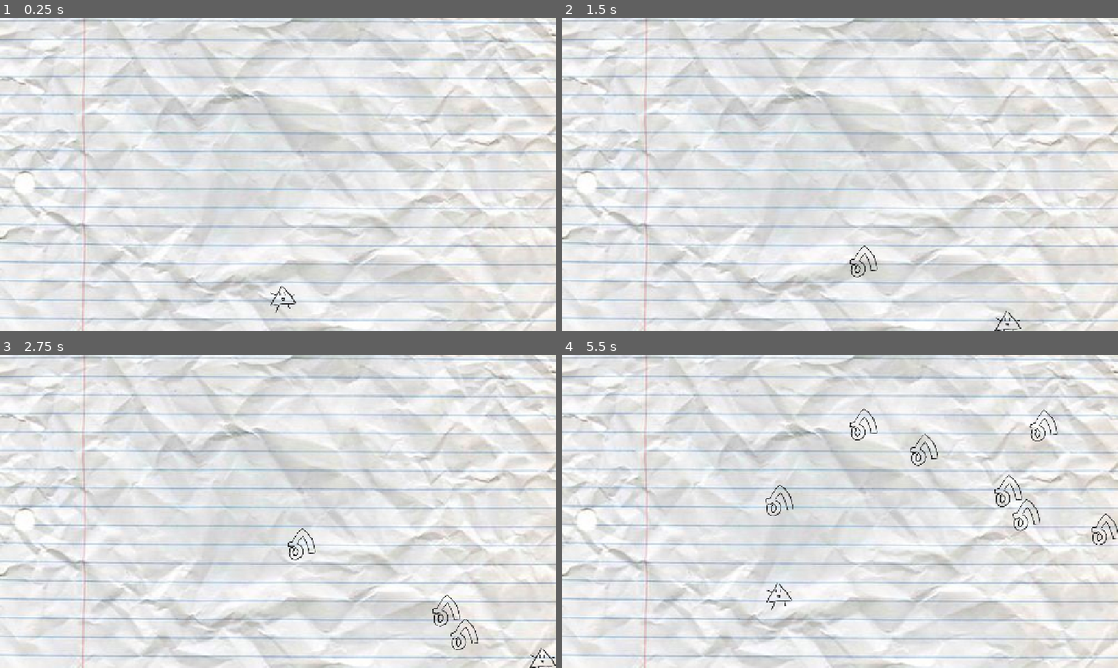
Above: before the commit, frames 1-4 (two rows, left to right).
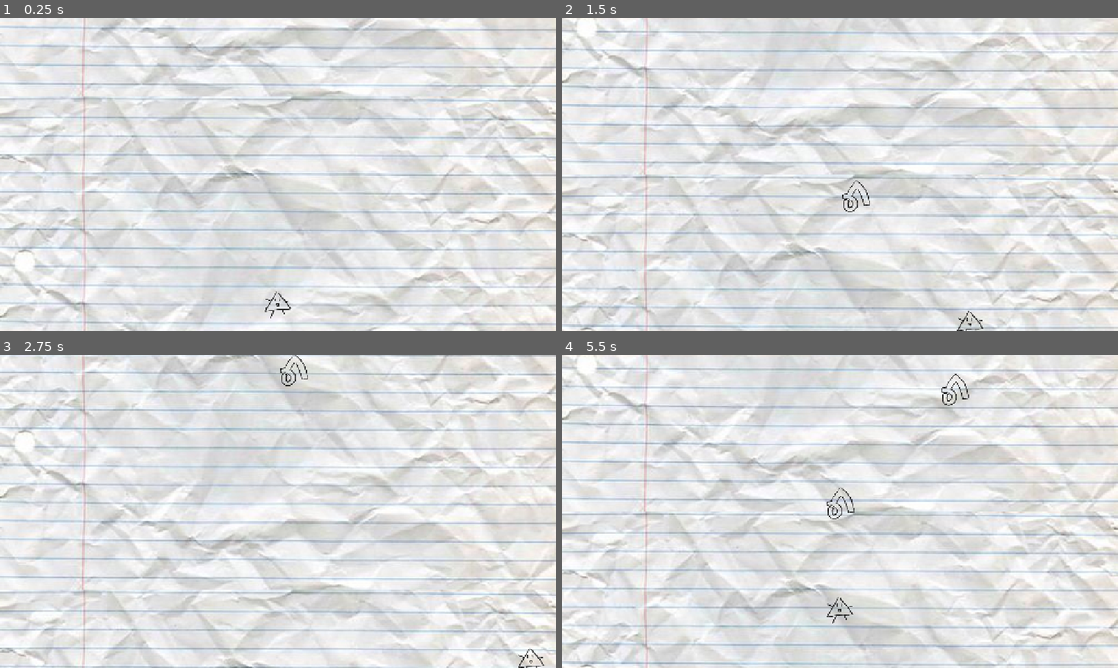
Above: after the commit, the same moments.

Repository: C3MenT/rough-sketch
Game: Godot game, scene res://resource/stage/stage.tscn
The game is run twice, just before and just after one commit, with the same random seed, the same clock (stepped at 60 frames per second) and the same inputs. The project has no main scene, so this scene is started directly.
Inputs (mouse positions are in pixels of both pictures, inside the frame that each line leads up to):
- Up to frame 1 (0.25 s): no input
- Up to frame 2 (1.5 s): move the mouse to (962, 158) at 0.52 s; hold D (input_dir_right) 0.53-1.28 s; tap K (shoot) at 0.6 s; move the mouse to (728, 190) at 1.27 s; hold S (input_dir_down) from 1.28 s (still down); click (728, 190) at 1.35 s
- Up to frame 3 (2.75 s): tap K (shoot) at 1.55, 2.1 s; move the mouse to (333, 442) at 2.02 s; release S (input_dir_down) at 2.03 s; hold D (input_dir_right) from 2.03 s (still down)
- Up to frame 4 (5.5 s): move the mouse to (812, 574) at 2.77 s; release D (input_dir_right) at 2.78 s; hold W (input_dir_up) 2.78-3.53 s; tap K (shoot) at 2.85, 3.8, 4.35, 5.1 s; move the mouse to (1006, 558) at 3.52 s; press the mouse at (1006, 558) at 3.53 s; hold A (input_dir_left) 3.53-5.03 s; move the mouse to (673, 464) at 4.27 s; release the mouse at (673, 464) at 4.28 s; move the mouse to (867, 511) at 5.02 s; hold S (input_dir_down) from 5.03 s (still down)

The runs differ from the first frame. In frame 1, 36% of the frame differs, in the area x 0-100%, y 0-100%; in frame 2, 38%; in frame 3, 36%; in frame 4, 38%.

Commit message:
Refined the projectile system
Refactored a couple of things surrounding the projectile class and further decoupled projectile behavior from mob behavior while still allowing mob-specific influence on projectiles.

Diff:
--- a/project.godot
+++ b/project.godot
@@ -11,8 +11,15 @@
 [application]
 
 config/name="Rough Sketch"
+config/description="GDC at UCM 2026 project."
 config/features=PackedStringArray("4.7", "Forward Plus")
-config/icon="res://icon.svg"
+config/icon="uid://crks0nrkwnmqu"
+config/macos_native_icon="res://rs.icns"
+config/windows_native_icon="res://rs.ico"
+
+[autoload]
+
+ProjectileLibrary="*uid://dxhvgoj0vtj3o"
 
 [display]
 
--- /dev/null
+++ b/resource/assets/material/generic_scroll_shader.gdshader
@@ -0,0 +1,20 @@
+// Ensure that the texture has the repeat property enabled
+
+shader_type canvas_item;
+
+uniform vec2 dir = vec2(0.0,-1.0);
+uniform float scroll_weight = 1.0;
+
+uniform bool ocillate = false;
+
+void fragment() {
+	vec2 dt_step;
+
+	if (ocillate) {
+		dt_step = vec2(dir.x * (cos(TIME)) * scroll_weight, dir.y * (sin(TIME)) * scroll_weight);
+	}
+	else {
+		dt_step = vec2(dir.x * ((TIME)) * scroll_weight, dir.y * ((TIME)) * scroll_weight);
+	}
+	COLOR = texture(TEXTURE, UV + dt_step);
+}
--- a/resource/entity/mob/mob.gd
+++ b/resource/entity/mob/mob.gd
@@ -4,3 +4,42 @@
 """
 Base Mob Class
 """
+
+### ============================================================================
+### References
+### ============================================================================
+
+## Prototypes of Projectiles the Mob can use
+@export var projectile_prototypes : Dictionary
+
+### ============================================================================
+### Members
+### ============================================================================
+
+## Max eventual locomotion speed obtainable by movement input.
+@export var MAX_SPEED : float = 0.0
+## The rate at which the current locomotion speed increases per frame.
+@export var ACCELERATION : float = 0.0
+## The rate at which current locomotion speed decreases with lack of movement.
+@export var FRICTION : float = 0.0
+
+### ============================================================================
+### Core Functions
+### ============================================================================
+
+# Basic physics process implementation just calls the main update driver
+func _physics_process(delta: float) -> void:
+	_update(delta)
+
+
+## Core update driver. Should be overloaded by each implementation
+func _update(delta: float)->void:
+	printerr("In " + str(self) + ": Update function not implemented.")
+
+## Locomotion movement update function. Should be overloaded by each immplementation
+func update_move(delta : float)->void:
+	printerr("In " + str(self) + ": Movement update function not implemented.")
+
+## Generic shoot callback for shooting mobs. Should be overloaded.
+func shoot()->void:
+	push_warning("In " + str(self) + ": Shooting function not implemented.")
--- a/resource/entity/mob/player/player.gd
+++ b/resource/entity/mob/player/player.gd
@@ -1,46 +1,66 @@
 extends Mob
 class_name Player
+
+"""
+Player-specific mob class extension.
+
+Most driver functions should be overloaded to query input from the user.
+"""
 
 ### ============================================================================
 ### References
 ### ============================================================================
 
-@onready var projectile_prototype : PackedScene = preload("res://resource/entity/mob/player/player_projectile.tscn")
-
 ### ============================================================================
 ### Members
 ### ============================================================================
 
-@export var MAX_SPEED : float = 500.0
+### ============================================================================
+### Core Functions
+### ============================================================================
 
-func _physics_process(delta: float) -> void:
-	_update(delta)
+func _ready()->void:
+	pass
 
 
 
 func _update(delta: float)->void:
+	# Query for movement update
 	update_move(delta)
 
+	# Query for shooting input
 	if Input.is_action_just_pressed("shoot"):
 		shoot()
 
 
-
-## Movement function
 func update_move(delta : float)->void:
 	var input_vec : Vector2 = Input.get_vector("input_dir_left", "input_dir_right", "input_dir_up", "input_dir_down")
+	# If there is movement input
 	if input_vec != Vector2.ZERO:
-		velocity = input_vec * MAX_SPEED
-
+		# linear interpolate the velocity toward the max speed by the acceleration
+		velocity = lerp(velocity, input_vec * MAX_SPEED, ACCELERATION * delta)
+	# Otherwise
 	else:
-		velocity = Vector2(0.0, 0.0)
-
+		# linear interpolate the velocity toward 0 speed by the friction
+		velocity = lerp(velocity, Vector2.ZERO, FRICTION * delta)
+	# Use the built-in godot movement function for character body 2ds
 	move_and_slide()
 
 
 
 func shoot()->void:
+	#var projectile_prototype = projectile_prototypes["VineRound"]
+	var projectile_prototype = ProjectileLibrary.vine_projectile
 	var new_projectile : Projectile = projectile_prototype.instantiate()
-	new_projectile.set_movement_data(Vector2(0,-1), 100, 80)
+
+	# Player currently only shoots up
+	var aim_direction : Vector2 = Vector2(0,-1)
+
+	# Set the new projectile's movement direction
+	new_projectile.set_movement_data(aim_direction)
+	# Add the new projectile to the parent space
 	get_parent().add_child(new_projectile)
+	# Start the projectile's global position at the shooting mob
 	new_projectile.global_position = global_position
+	# Play its fire sound
+	new_projectile.play_fire_sound()
--- a/resource/entity/mob/player/player.tscn
+++ b/resource/entity/mob/player/player.tscn
@@ -10,7 +10,9 @@
 [node name="Player" unique_id=1837744156 instance=ExtResource("1_ltfj7")]
 collision_layer = 4
 script = ExtResource("2_soln0")
-MAX_SPEED = 500.0
+MAX_SPEED = 400.0
+ACCELERATION = 100.0
+FRICTION = 20.0
 
 [node name="CollisionShape2D" parent="." index="0" unique_id=1197325771]
 shape = SubResource("ConvexPolygonShape2D_vl7qt")
--- a/resource/entity/mob/player/player_projectile.tscn
+++ /dev/null
@@ -1,10 +0,0 @@
-[gd_scene format=3 uid="uid://dqv71jqtjr5va"]
-
-[ext_resource type="PackedScene" uid="uid://c5r540ehlw2sv" path="res://resource/entity/projectile/projectile.tscn" id="1_2srui"]
-[ext_resource type="Texture2D" uid="uid://80j6w6mb3nvy" path="res://resource/assets/sprite/projectile/vround.png" id="2_ixqph"]
-
-[node name="PlayerProjectile" unique_id=350827401 instance=ExtResource("1_2srui")]
-
-[node name="Sprite2D" parent="Visual" parent_id_path=PackedInt32Array(1102890566) index="0" unique_id=1747953102]
-scale = Vector2(0.2, 0.2)
-texture = ExtResource("2_ixqph")
--- a/resource/entity/projectile/projectile.gd
+++ b/resource/entity/projectile/projectile.gd
@@ -1,4 +1,4 @@
-extends PhysicsBody2D
+extends RigidBody2D
 class_name Projectile
 
 """
@@ -9,21 +9,33 @@
 """
 
 ### ============================================================================
+### References
+### ============================================================================
+
+## The stats carrier of the projectile
+@export var stats : ProjectileBaseStats
+## The audio stream player 2d
+@export var soundPlayer : AudioStreamPlayer2D
+
+### ============================================================================
 ### Members
 ### ============================================================================
 
+#### Current Physics Variables (not stats)
+
 ## Current velocity vector
 var velocity : Vector2 = Vector2.ZERO
-## Current acceleration
-var acceleration : float = 0.0
-## Current max speed
-var maxSpeed : float = 0.0
 ## Current direction to move in
 var direction : Vector2 = Vector2.ZERO
+## Speed multiplier for shooting entities that change the speed.
+var speedMult : float = 1.0
+## Acceleration multiplier for shooting entities that change the acceleration.
+var accelMult : float = 1.0
 
 ### ============================================================================
 ### Core Drivers
 ### ============================================================================
+
 
 
 func _physics_process(delta: float) -> void:
@@ -33,24 +45,53 @@
 func _update(delta : float)->void:
 	_update_move(delta)
 
+
+
 ### ============================================================================
 ### Helpers
 ### ============================================================================
 
-## Gets current velocity value
-func get_velocity()->Vector2:
-	return velocity
+
 
 ## Update position based on velocity
 func _update_move(delta : float)->void:
-	if maxSpeed <= 0:
-		printerr("Max speed is less than or equal 0")
+	var maxSpeed : float = stats.max_speed
+	var acceleration : float = stats.acceleration
 
-	velocity = velocity.slerp(direction * maxSpeed, acceleration * delta)
+	velocity = velocity.lerp(direction * maxSpeed * speedMult, acceleration * delta * accelMult)
 	global_position += (velocity * delta)
 
-## Give the projectile a direction on the unit circle
-func set_movement_data(dir : Vector2, max_speed : float, accel : float)->void:
-	maxSpeed = max_speed
+
+
+## Give the projectile a direction on the unit circle and any mob-specific multipliers
+func set_movement_data(dir : Vector2, speed_mult : float = 1.0, accel_mult : float = 1.0)->void:
 	direction = dir
-	acceleration = accel
+	speedMult = speed_mult
+	accelMult = accel_mult
+
+
+## Plays the sound in the projectile's audio player or optionally a given
+## alternate audio stream
+func play_fire_sound(alternate_stream : AudioStream = null)->void:
+	var og_stream : AudioStream = soundPlayer.stream
+	if alternate_stream:
+		soundPlayer.stream = alternate_stream
+	soundPlayer.play()
+	soundPlayer.stream = og_stream
+
+
+### ============================================================================
+### Signal Callbacks
+### ============================================================================
+
+
+## On detect collision with things in the mask layers
+## Ensure that the signal is linked to this script,
+## the contact_monitor flag is true, and
+## max_contacts is at least 1
+func _on_body_entered(body: Node) -> void:
+	#print_debug("Collision Detected")
+	if body is StaticBody2D:
+		# if a "world" collider is hit
+		if body.collision_layer == 1:
+			queue_free() # delete self
--- a/resource/entity/projectile/projectile.tscn
+++ b/resource/entity/projectile/projectile.tscn
@@ -1,9 +1,18 @@
 [gd_scene format=3 uid="uid://c5r540ehlw2sv"]
 
 [ext_resource type="Script" uid="uid://dclk576sajrlq" path="res://resource/entity/projectile/projectile.gd" id="1_ukueo"]
+[ext_resource type="Script" uid="uid://dd7esiqdp01lb" path="res://resource/entity/projectile/projectile_stats.gd" id="2_2on8i"]
 
-[node name="Projectile" type="StaticBody2D" unique_id=762143362]
+[node name="Projectile" type="RigidBody2D" unique_id=1350978033 node_paths=PackedStringArray("stats", "soundPlayer")]
+collision_layer = 0
+gravity_scale = 0.0
+contact_monitor = true
+max_contacts_reported = 1
 script = ExtResource("1_ukueo")
+stats = NodePath("Stats")
+soundPlayer = NodePath("SoundPlayer")
+
+[node name="PhysicalCollider" type="CollisionShape2D" parent="." unique_id=276496779]
 
 [node name="Visual" type="Node2D" parent="." unique_id=1102890566]
 
@@ -14,3 +23,10 @@
 [node name="Hitbox" type="Area2D" parent="Model" unique_id=1930855279]
 collision_layer = 64
 collision_mask = 0
+
+[node name="SoundPlayer" type="AudioStreamPlayer2D" parent="." unique_id=102415050]
+
+[node name="Stats" type="Node" parent="." unique_id=2030933030]
+script = ExtResource("2_2on8i")
+
+[connection signal="body_entered" from="." to="." method="_on_body_entered"]
--- /dev/null
+++ b/resource/entity/projectile/projectile_library.gd
@@ -0,0 +1,10 @@
+extends Node
+#class_name ProjectileLibrary (Name must be declared automatically by autoload)
+
+"""
+The global projectile library contains a reference to every projectile
+for "shooting" game entities.
+"""
+
+## A "vine boom" projectile or V-round
+@onready var vine_projectile : PackedScene = preload("res://resource/entity/projectile/projectile_vine.tscn")
--- /dev/null
+++ b/resource/entity/projectile/projectile_stats.gd
@@ -0,0 +1,18 @@
+extends Node
+class_name ProjectileBaseStats
+
+"""
+Simple interface for projectile base stats.
+
+Contains only data exports that can be edited per inherited scene in the
+inspector.
+"""
+
+@export_group("Combat Data")
+@export var damage : int = 0.0
+
+@export_group("Physics Data")
+## Maximum velocity magnitude
+@export var max_speed : float = 0.0
+## Acceleration magnitude
+@export var acceleration : float = 0.0
--- /dev/null
+++ b/resource/entity/projectile/projectile_vine.tscn
@@ -0,0 +1,27 @@
+[gd_scene format=3 uid="uid://dqv71jqtjr5va"]
+
+[ext_resource type="PackedScene" uid="uid://c5r540ehlw2sv" path="res://resource/entity/projectile/projectile.tscn" id="1_6pea6"]
+[ext_resource type="Texture2D" uid="uid://80j6w6mb3nvy" path="res://resource/assets/sprite/projectile/vround.png" id="2_eqfsi"]
+[ext_resource type="AudioStream" uid="uid://dqihrt7al2wwe" path="res://resource/assets/sound/vine-boom.mp3" id="3_eqfsi"]
+
+[sub_resource type="CapsuleShape2D" id="CapsuleShape2D_2on8i"]
+radius = 30.0
+height = 76.0
+
+[node name="VineProjectile" unique_id=350827401 instance=ExtResource("1_6pea6")]
+collision_mask = 3
+
+[node name="PhysicalCollider" parent="." index="0" unique_id=276496779]
+shape = SubResource("CapsuleShape2D_2on8i")
+
+[node name="Sprite2D" parent="Visual" parent_id_path=PackedInt32Array(1102890566) index="0" unique_id=1747953102]
+scale = Vector2(0.2, 0.2)
+texture = ExtResource("2_eqfsi")
+
+[node name="SoundPlayer" parent="." index="3" unique_id=102415050]
+stream = ExtResource("3_eqfsi")
+
+[node name="Stats" parent="." index="4" unique_id=2030933030]
+damage = 10
+max_speed = 300.0
+acceleration = 20.0
--- a/resource/stage/stage.tscn
+++ b/resource/stage/stage.tscn
@@ -1,19 +1,38 @@
 [gd_scene format=3 uid="uid://b442l7grjf7v5"]
 
-[ext_resource type="PackedScene" uid="uid://ju8rhpgs86w" path="res://resource/stage/stage_piece.tscn" id="1_r6f3o"]
+[ext_resource type="Shader" uid="uid://byub43u4x3j0o" path="res://resource/assets/material/generic_scroll_shader.gdshader" id="1_1mkbo"]
+[ext_resource type="PackedScene" uid="uid://lp837ophqhbk" path="res://resource/entity/mob/player/player.tscn" id="2_1mkbo"]
+[ext_resource type="Texture2D" uid="uid://bi7w0nf8jqaxs" path="res://resource/assets/sprite/stage/crumpled_lined_paper.jpg" id="2_x4la6"]
+
+[sub_resource type="ShaderMaterial" id="ShaderMaterial_lsomh"]
+shader = ExtResource("1_1mkbo")
+shader_parameter/dir = Vector2(0, -1)
+shader_parameter/scroll_weight = 1.0
+shader_parameter/ocillate = false
 
 [sub_resource type="WorldBoundaryShape2D" id="WorldBoundaryShape2D_vl7qt"]
 
 [node name="Stage" type="Node" unique_id=454290637]
 
+[node name="Visuals" type="Node2D" parent="." unique_id=736268997]
+
+[node name="Sprite2D" type="Sprite2D" parent="Visuals" unique_id=645187292]
+texture_repeat = 2
+material = SubResource("ShaderMaterial_lsomh")
+texture = ExtResource("2_x4la6")
+offset = Vector2(640, 360)
+
 [node name="Model" type="Node2D" parent="." unique_id=1956990051]
 
-[node name="StagePieces" type="Node2D" parent="Model" unique_id=1642802859]
+[node name="Entities" type="Node2D" parent="Model" unique_id=1642802859]
+editor_description = "Entity section of the model layer is centered in the canvas such that (0,0) in entity space is the center of the screen."
+position = Vector2(640, 360)
 
-[node name="StagePiece" parent="Model/StagePieces" unique_id=2088276741 instance=ExtResource("1_r6f3o")]
+[node name="Player" parent="Model/Entities" unique_id=1837744156 instance=ExtResource("2_1mkbo")]
+position = Vector2(0, 300)
 
 [node name="Boundary" type="StaticBody2D" parent="Model" unique_id=1664511909]
-collision_mask = 0
+collision_mask = 15
 
 [node name="Top" type="CollisionShape2D" parent="Model/Boundary" unique_id=1615425916]
 rotation = -3.1415927
--- a/resource/stage/stage_piece.tscn
+++ b/resource/stage/stage_piece.tscn
@@ -1,7 +1,6 @@
 [gd_scene format=3 uid="uid://ju8rhpgs86w"]
 
 [ext_resource type="Texture2D" uid="uid://bi7w0nf8jqaxs" path="res://resource/assets/sprite/stage/crumpled_lined_paper.jpg" id="1_n76a4"]
-[ext_resource type="PackedScene" uid="uid://lp837ophqhbk" path="res://resource/entity/mob/player/player.tscn" id="2_ipr76"]
 
 [node name="StagePiece" type="Node2D" unique_id=2088276741]
 
@@ -12,6 +11,3 @@
 offset = Vector2(640, 360)
 
 [node name="Model" type="Node2D" parent="." unique_id=1243367797]
-
-[node name="Player" parent="Model" unique_id=1837744156 instance=ExtResource("2_ipr76")]
-position = Vector2(652, 647)
Not shown, added: resource/assets/material/generic_scroll_shader.gdshader.uid
Not shown, added: resource/entity/projectile/projectile_library.gd.uid
Not shown, added: resource/entity/projectile/projectile_stats.gd.uid
Binary file added: rs.ico
Binary file added: rs_icon.jpg
Not shown, added: rs_icon.jpg.import
Not shown, added: rs.icns
